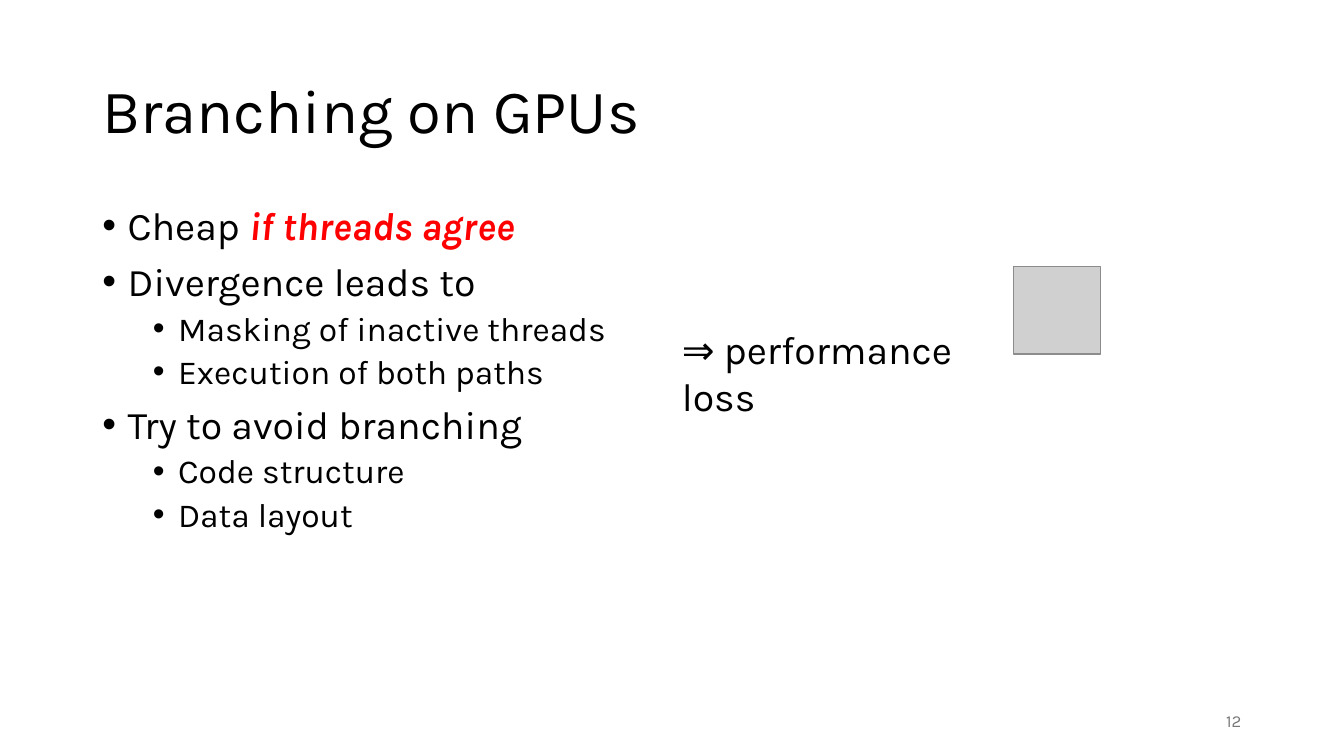
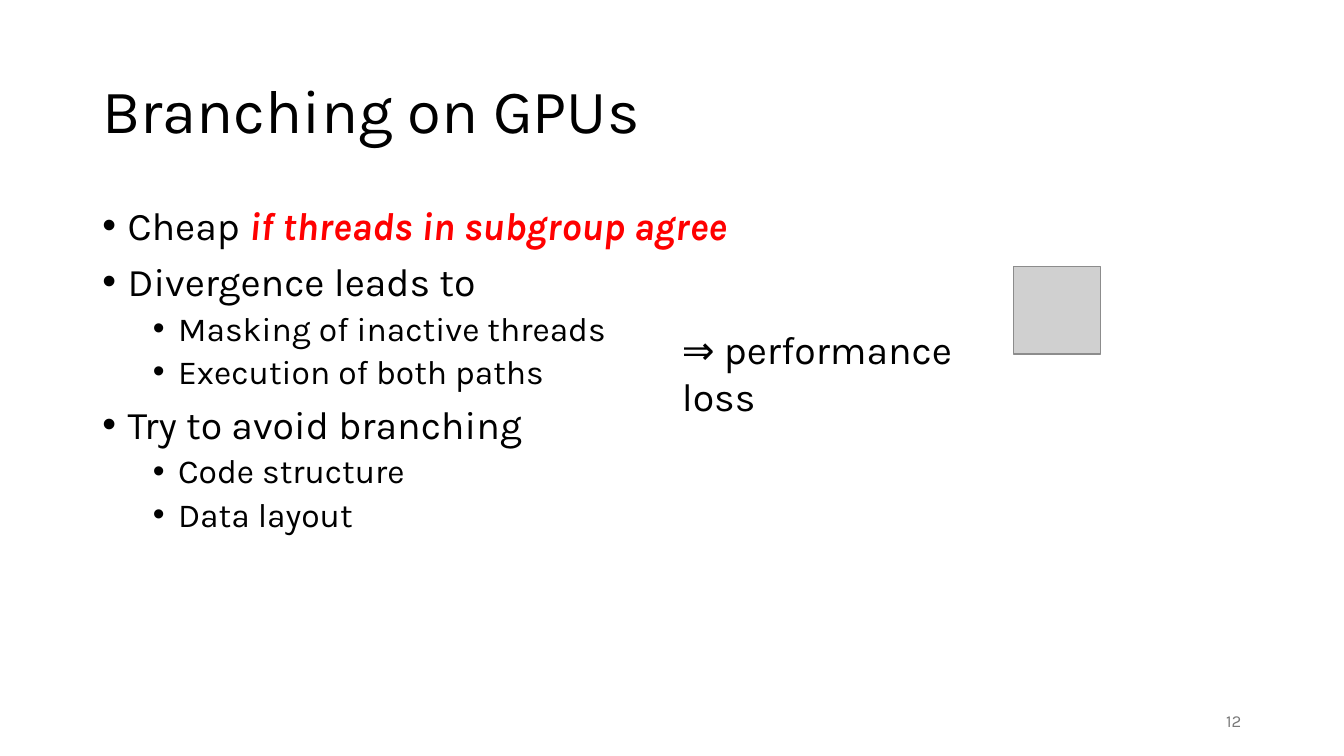
Before and after one commit to gjbex/GPU-programming, a slide deck: slide 12 of gpu_programming.pptx. Drawn at 1344x756 pixels with LibreOffice and Linux fonts; fonts in the diff are those of the drawing; grey boxes stand for pictures. Boxes give left, top, right and bottom in pixels: in the first picture for what was removed or moved away, otherwise in the second. Text is boxed around its words. In the diff, an @@ line names an element or a change of style, - is before the commit and + after.

```diff
--- a/gpu_programming.pptx
+++ b/gpu_programming.pptx
@@ text at <box>128,212,727,250</box>: text changed @@
-• Cheap if threads agree
+• Cheap if threads in subgroup agree
```
Also in this commit, not shown: 1 other slide changed.
